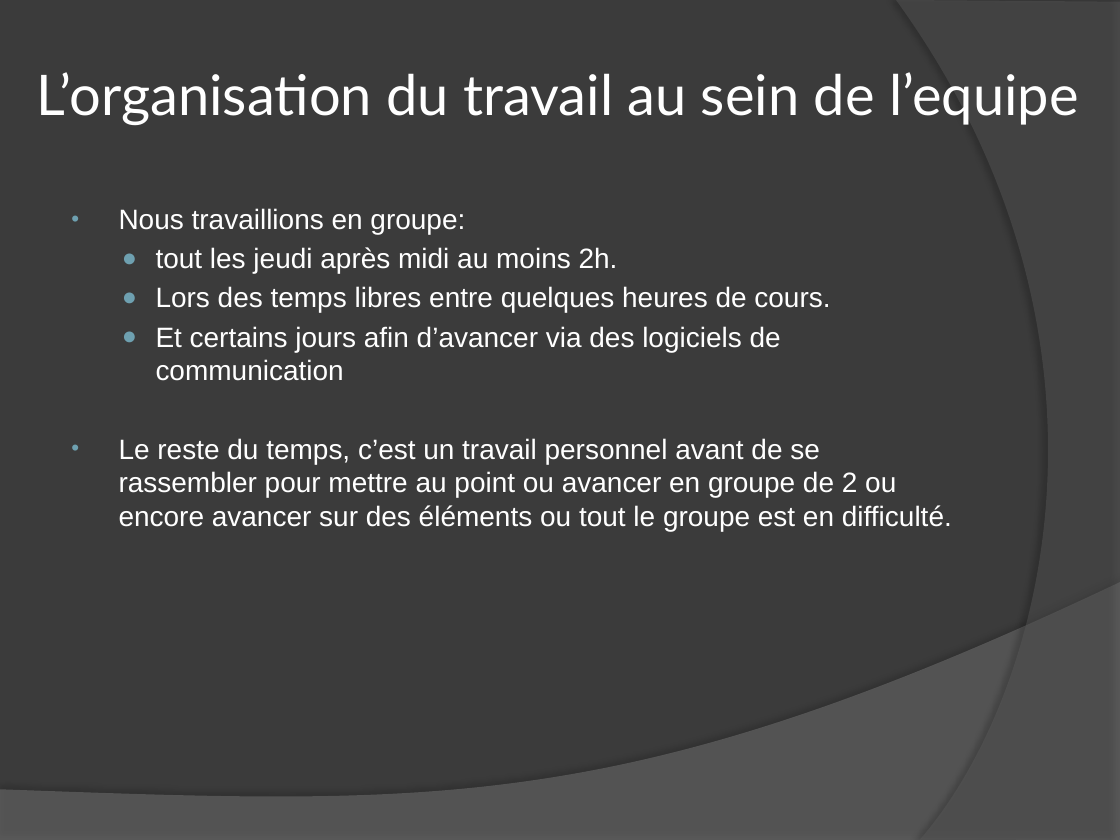
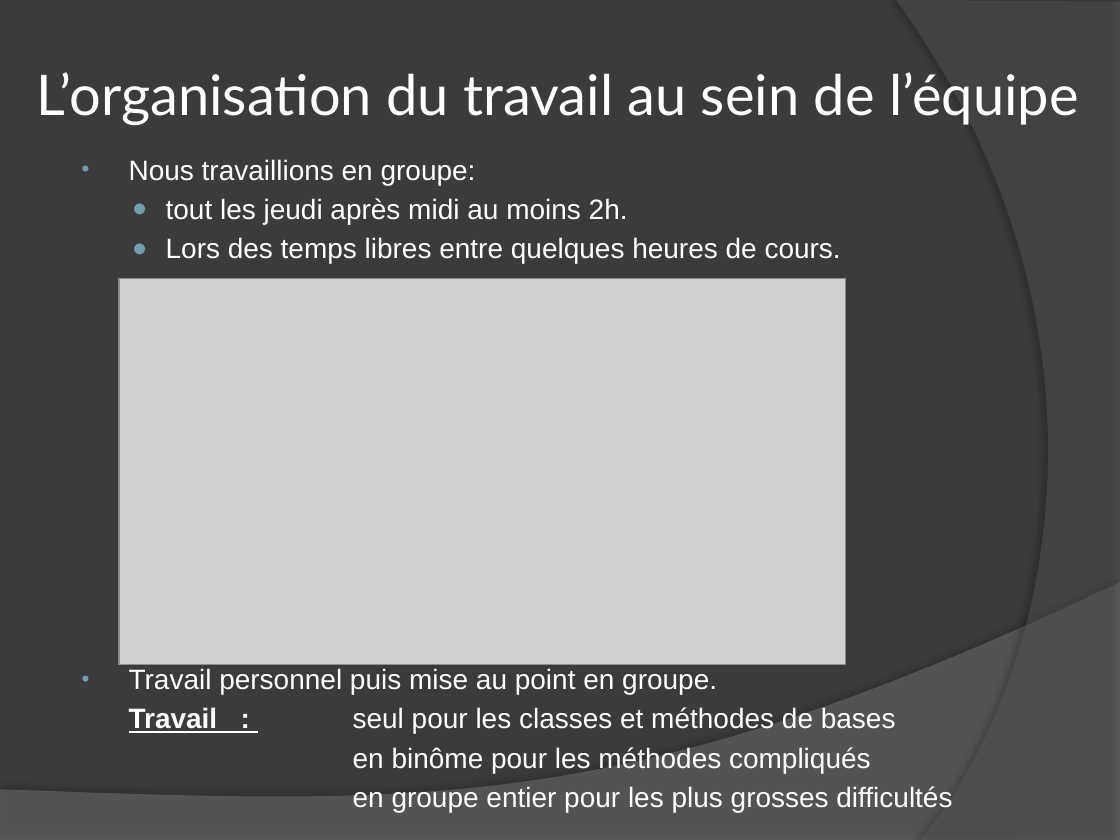
Before and after one commit to reynaudl/iutvalence-projetS2-2013-2014-groupe2, a slide deck: slide 3 of TheLostScrollOfIUT/docs/livrables/PrésentationOral.pptx. Drawn at 1120x840 pixels with LibreOffice and Linux fonts; fonts in the diff are those of the drawing; grey boxes stand for pictures. Boxes give left, top, right and bottom in pixels: in the first picture for what was removed or moved away, otherwise in the second. Text is boxed around its words. In the diff, an @@ line names an element or a change of style, - is before the commit and + after.

Commit message:
Mise du  diaporama de présentation sur github

```diff
--- a/TheLostScrollOfIUT/docs/livrables/PrésentationOral.pptx
+++ b/TheLostScrollOfIUT/docs/livrables/PrésentationOral.pptx
@@ title at (36, 72, 1079, 125): text changed @@
-L’organisation du travail au sein de l’equipe
+L’organisation du travail au sein de l’équipe
@@ text "Nous travaillions en groupe:": place and size @@
-text "Nous travaillions en groupe:" at (119, 208, 952, 531)
+text "Nous travaillions en groupe:" at (129, 159, 952, 812)
@@ picture added at (119, 279, 846, 664) @@
@@ text at (129, 668, 952, 812): text changed @@
-  ● Et certains jours afin d’avancer via des logiciels de communication
-• Le reste du temps, c’est un travail personnel avant de se rassembler pour mettre au point ou avancer en groupe de 2 ou encore avancer sur des éléments ou tout le groupe est en difficulté.
+• Travail personnel puis mise au point en groupe.
+Travail : seul pour les classes et méthodes de bases
+en binôme pour les méthodes compliqués
+en groupe entier pour les plus grosses difficultés
```
Also in this commit, not shown: 1 slide added, 2 slides removed.
